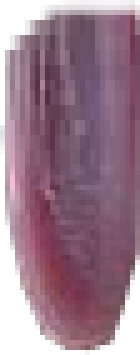
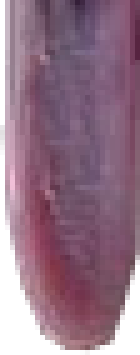
Two versions of the same layered image (140x355). Layer-by-layer changes:
painted on "Layer 1" over (5, 0, 140, 165)
